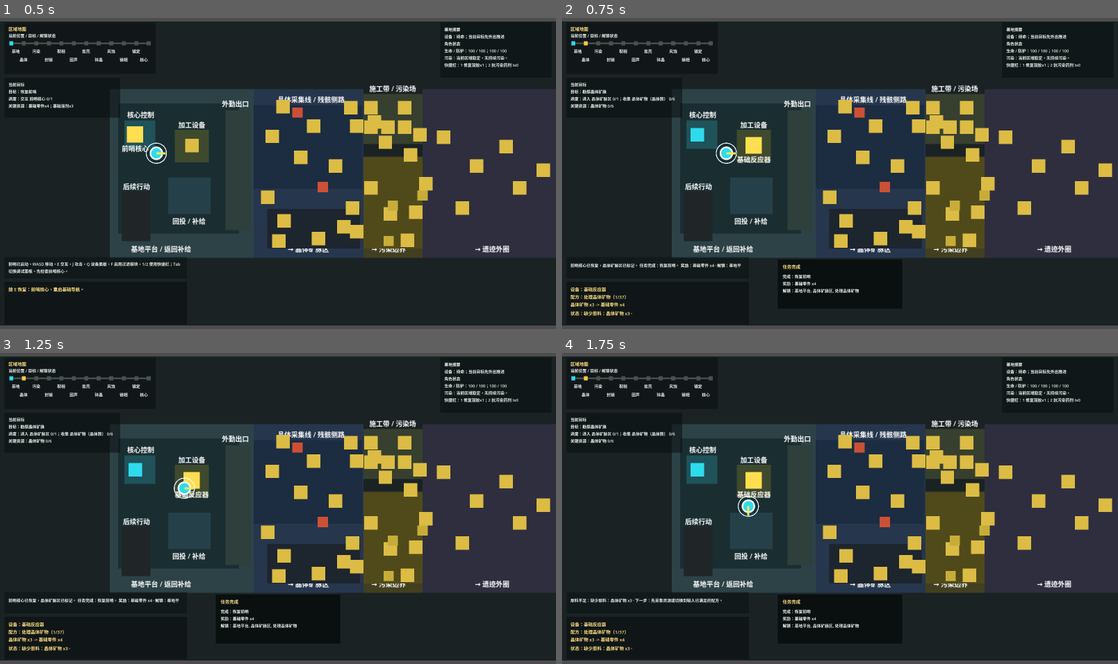
Above: before the commit, frames 1-4 (two rows, left to right).
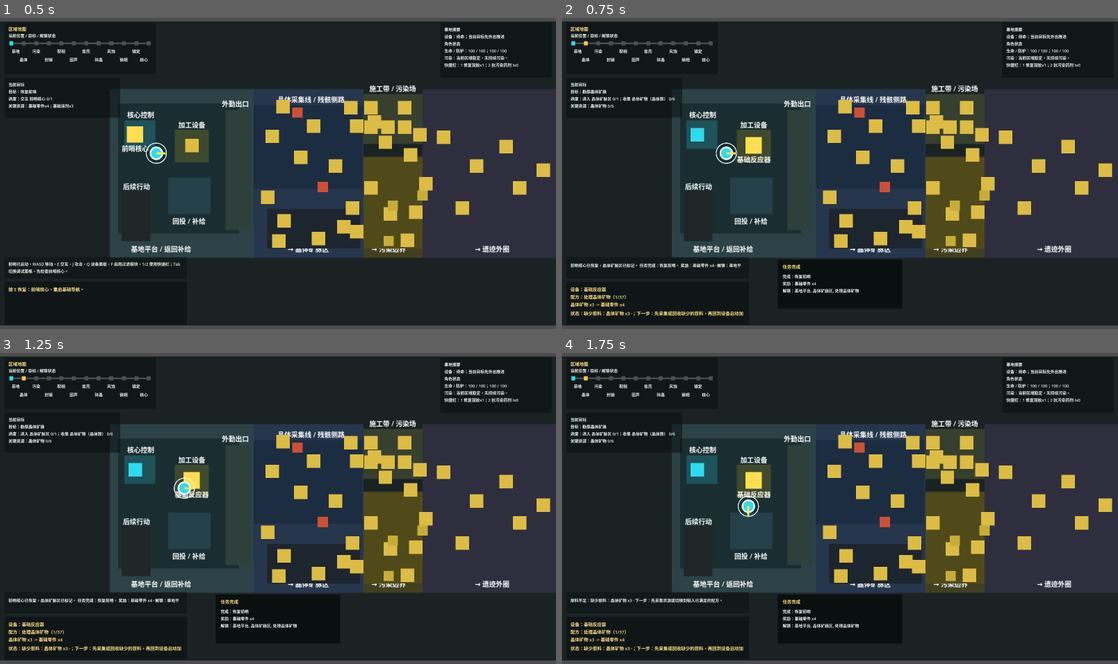
Above: after the commit, the same moments.

Repository: laugh0608/RadishCatalyst
Game: Godot game, scene res://scenes/boot/Boot.tscn
Same seed, same stepped clock (60 frames per second), same inputs: the game is played once before the commit and once after it.
Inputs (mouse positions are in pixels of both pictures, inside the frame that each line leads up to):
- Up to frame 1 (0.5 s): no input
- Up to frame 2 (0.75 s): tap Enter at 0.5 s; move the mouse to (962, 157) at 0.52 s; hold D (move_right) from 0.53 s (still down); tap E (interact) at 0.6 s; click (962, 157) at 0.67 s
- Up to frame 3 (1.25 s): keep holding D (move_right)
- Up to frame 4 (1.75 s): move the mouse to (728, 524) at 1.27 s; release D (move_right) at 1.28 s; hold S (move_down) from 1.28 s (still down); tap J (attack) at 1.35 s; tap E (interact) at 1.55 s

Frame 1 is identical in both runs. In frame 2, 0.2% of the frame differs, in the area x 12-33%, y 94-96%; in frame 3, 0.2%; in frame 4, 0.2%.

Commit message:
feat: 统一交互阻塞反馈

Diff:
--- /dev/null
+++ b/client/scripts/checks/interaction_feedback_prompt_check.gd
@@ -0,0 +1,99 @@
+extends RefCounted
+
+var host
+
+
+func _init(check_host) -> void:
+	host = check_host
+
+
+func run() -> void:
+	_check_build_prompts()
+	_check_processing_missing_prompt()
+
+
+func _check_build_prompts() -> void:
+	var build_world := WorldState.create_default()
+	var build_character := CharacterState.create_default()
+	var formatter := _create_formatter()
+	var rough_ground := PrototypeInteractable.new()
+	rough_ground.definition_id = "map_object.rough_ground"
+	rough_ground.interaction_type = "clear"
+	rough_ground.instance_id = "map_object_instance.rough_ground_north"
+	var rough_prompt := formatter.format_clear_prompt(rough_ground, build_character, build_world)
+	host._expect_text_contains(rough_prompt, "阻挡建造", "rough ground prompt")
+	host._expect_text_contains(rough_prompt, "下一步：清理后可铺设基础地基", "rough ground next step prompt")
+
+	var foundation_site := PrototypeInteractable.new()
+	foundation_site.definition_id = "building.foundation_t1"
+	foundation_site.interaction_type = "build"
+	foundation_site.instance_id = "map_object_instance.foundation_site_north"
+	foundation_site.prerequisite_instance_id = "map_object_instance.rough_ground_north"
+	var blocked_foundation_prompt := formatter.format_build_prompt(foundation_site, build_character, build_world)
+	host._expect_text_contains(blocked_foundation_prompt, "地面仍然粗糙", "foundation blocked prompt")
+	host._expect_text_contains(blocked_foundation_prompt, "下一步：先清理粗糙地块", "foundation blocked next step prompt")
+
+	build_world.ensure_map_object("map_object_instance.rough_ground_north", "map_object.rough_ground", "region.pollution_edge")
+	build_world.set_map_object_flag("map_object_instance.rough_ground_north", "is_cleared", true)
+	var missing_foundation_prompt := formatter.format_build_prompt(foundation_site, build_character, build_world)
+	host._expect_text_contains(missing_foundation_prompt, "缺少建造材料", "foundation missing material prompt")
+	host._expect_text_contains(missing_foundation_prompt, "下一步：回晶体区采集资源", "foundation missing material next step prompt")
+
+	build_character.inventory.add_item("item.foundation_material", 1)
+	host._expect_text_contains(
+		formatter.format_build_prompt(foundation_site, build_character, build_world),
+		"按 E 建造",
+		"foundation ready prompt"
+	)
+
+	var filter_site := PrototypeInteractable.new()
+	filter_site.definition_id = "building.pollution_filter"
+	filter_site.interaction_type = "build"
+	filter_site.instance_id = "map_object_instance.pollution_filter_build_site"
+	var blocked_filter_prompt := formatter.format_build_prompt(filter_site, build_character, build_world)
+	host._expect_text_contains(blocked_filter_prompt, "基础地基：0 / 2", "pollution filter foundation status")
+	host._expect_text_contains(blocked_filter_prompt, "下一步：先铺设 2 块基础地基", "pollution filter foundation next step prompt")
+
+	build_world.add_base_structure("structure.foundation_site_north", "building.foundation_t1", "region.pollution_edge")
+	build_world.add_base_structure("structure.foundation_site_south", "building.foundation_t1", "region.pollution_edge")
+	host._expect_text_contains(
+		formatter.format_build_prompt(filter_site, build_character, build_world),
+		"缺少建造材料",
+		"pollution filter missing material prompt"
+	)
+	rough_ground.free()
+	foundation_site.free()
+	filter_site.free()
+
+
+func _check_processing_missing_prompt() -> void:
+	var formatter := _create_formatter()
+	var device_world := WorldState.create_default()
+	var device_character := CharacterState.create_default()
+	var reactor := PrototypeInteractable.new()
+	reactor.definition_id = "building.basic_reactor"
+	reactor.interaction_type = "process_recipe"
+	reactor.recipe_id = "recipe.process_crystal_ore"
+	reactor.set_recipe_cycle([
+		"recipe.process_crystal_ore",
+		"recipe.reactor_calibrator",
+		"recipe.analyze_anomaly_sample",
+		"recipe.make_filter_media",
+		"recipe.basic_filter_module",
+		"recipe.foundation_t1",
+		"recipe.repair_gel"
+	])
+	device_world.quest_state.unlock_effect("recipe.process_crystal_ore")
+	var missing_prompt := formatter.format_processing_prompt(reactor, device_character, device_world)
+	host._expect_text_contains(missing_prompt, "状态：缺少原料", "processing prompt shows missing inputs")
+	host._expect_text_contains(missing_prompt, "下一步：", "processing prompt shows missing input next step")
+	host._expect_text_missing(missing_prompt, "E 启动加工", "processing prompt hides process action when blocked")
+	reactor.free()
+
+
+func _create_formatter() -> InteractionPromptFormatter:
+	return InteractionPromptFormatter.new(
+		host.data_registry,
+		ProcessingSystem.new(host.data_registry),
+		BuildSystem.new(host.data_registry)
+	)
--- a/client/scripts/checks/vertical_slice_flow_check.gd
+++ b/client/scripts/checks/vertical_slice_flow_check.gd
@@ -6,6 +6,7 @@
 const FirstHourReadabilityCheckScript := preload("res://scripts/checks/first_hour_readability_check.gd")
 const HudRuntimeHintFlowCheckScript := preload("res://scripts/checks/hud_runtime_hint_flow_check.gd")
 const HudMapMarkerCheckScript := preload("res://scripts/checks/hud_map_marker_check.gd")
+const InteractionFeedbackPromptCheckScript := preload("res://scripts/checks/interaction_feedback_prompt_check.gd")
 const PhaseWellFollowupChecks := preload("res://scripts/checks/phase_well_followup_check.gd")
 const PhaseRelayFlowChecks := preload("res://scripts/checks/phase_relay_flow_check.gd")
 const RegionPromptChecks := preload("res://scripts/checks/region_prompt_check.gd")
@@ -51,7 +52,7 @@
 	_check_treatment_enemy_combat_pressure()
 	_check_pressure_clearance_guard_combat_gate()
 	_check_quest_completion_panel_text()
-	_check_build_prompts()
+	InteractionFeedbackPromptCheckScript.new(self).run()
 	_check_supply_feedback()
 	_check_hud_feedback_presenter()
 	_check_pollution_status_hints()
@@ -840,65 +841,6 @@
 		"提示：封锁遗迹通路已恢复",
 		"completion note prefix"
 	)
-func _check_build_prompts() -> void:
-	var build_world := WorldState.create_default()
-	var build_character := CharacterState.create_default()
-	var formatter := InteractionPromptFormatter.new(
-		data_registry,
-		ProcessingSystem.new(data_registry),
-		BuildSystem.new(data_registry)
-	)
-	var rough_ground := PrototypeInteractable.new()
-	rough_ground.definition_id = "map_object.rough_ground"
-	rough_ground.interaction_type = "clear"
-	rough_ground.instance_id = "map_object_instance.rough_ground_north"
-	_expect_text_contains(
-		formatter.format_clear_prompt(rough_ground, build_character, build_world),
-		"阻挡建造",
-		"rough ground prompt"
-	)
-	var foundation_site := PrototypeInteractable.new()
-	foundation_site.definition_id = "building.foundation_t1"
-	foundation_site.interaction_type = "build"
-	foundation_site.instance_id = "map_object_instance.foundation_site_north"
-	foundation_site.prerequisite_instance_id = "map_object_instance.rough_ground_north"
-	_expect_text_contains(
-		formatter.format_build_prompt(foundation_site, build_character, build_world),
-		"地面仍然粗糙",
-		"foundation blocked prompt"
-	)
-	build_world.ensure_map_object("map_object_instance.rough_ground_north", "map_object.rough_ground", "region.pollution_edge")
-	build_world.set_map_object_flag("map_object_instance.rough_ground_north", "is_cleared", true)
-	_expect_text_contains(
-		formatter.format_build_prompt(foundation_site, build_character, build_world),
-		"缺少建造材料",
-		"foundation missing material prompt"
-	)
-	build_character.inventory.add_item("item.foundation_material", 1)
-	_expect_text_contains(
-		formatter.format_build_prompt(foundation_site, build_character, build_world),
-		"按 E 建造",
-		"foundation ready prompt"
-	)
-	var filter_site := PrototypeInteractable.new()
-	filter_site.definition_id = "building.pollution_filter"
-	filter_site.interaction_type = "build"
-	filter_site.instance_id = "map_object_instance.pollution_filter_build_site"
-	_expect_text_contains(
-		formatter.format_build_prompt(filter_site, build_character, build_world),
-		"基础地基：0 / 2",
-		"pollution filter foundation status"
-	)
-	build_world.add_base_structure("structure.foundation_site_north", "building.foundation_t1", "region.pollution_edge")
-	build_world.add_base_structure("structure.foundation_site_south", "building.foundation_t1", "region.pollution_edge")
-	_expect_text_contains(
-		formatter.format_build_prompt(filter_site, build_character, build_world),
-		"缺少建造材料",
-		"pollution filter missing material prompt"
-	)
-	rough_ground.free()
-	foundation_site.free()
-	filter_site.free()
 func _check_supply_feedback() -> void:
 	var supply_character := CharacterState.create_default()
 	supply_character.health = 45.0
--- a/client/scripts/systems/build_system.gd
+++ b/client/scripts/systems/build_system.gd
@@ -56,7 +56,8 @@
 		return {
 			"can_build": false,
 			"costs": "无",
-			"message": "未知建筑：%s。" % building_id
+			"message": "未知建筑：%s。" % building_id,
+			"next_step": "检查建造点配置或切换到已知建筑。"
 		}
 
 	var site_state := world_state.get_map_object(site_instance_id)
@@ -64,7 +65,8 @@
 		return {
 			"can_build": false,
 			"costs": _format_refs(building.get("build_cost", [])),
-			"message": "已建成。"
+			"message": "已建成。",
+			"next_step": "前往下一个建造点或查看当前任务目标。"
 		}
 
 	var requirement_error := _get_requirement_error(building_id, prerequisite_instance_id, world_state)
@@ -73,7 +75,8 @@
 			"can_build": false,
 			"costs": _format_refs(building.get("build_cost", [])),
 			"message": requirement_error,
-			"foundation_status": _format_foundation_status(building_id, world_state)
+			"foundation_status": _format_foundation_status(building_id, world_state),
+			"next_step": _get_requirement_hint(building_id)
 		}
 
 	var missing_costs := _get_missing_costs(building, character_state.inventory)
@@ -83,7 +86,8 @@
 			"costs": _format_refs(building.get("build_cost", [])),
 			"message": "缺少建造材料：%s。" % ", ".join(missing_costs),
 			"missing_costs": missing_costs,
-			"foundation_status": _format_foundation_status(building_id, world_state)
+			"foundation_status": _format_foundation_status(building_id, world_state),
+			"next_step": _get_cost_hint(building_id)
 		}
 
 	return {
--- a/client/scripts/ui/interaction_prompt_formatter.gd
+++ b/client/scripts/ui/interaction_prompt_formatter.gd
@@ -182,6 +182,10 @@
 		status_line = "%s；%s" % [status_line, progress]
 	elif bool(status.get("can_process", false)):
 		status_line = "%s；%s 秒" % [status_line, String(status.get("duration", "0"))]
+	else:
+		var next_step := _get_processing_next_step(status)
+		if not next_step.is_empty():
+			status_line = "%s；下一步：%s" % [status_line, next_step]
 	parts.append(status_line)
 
 	var action_parts: Array[String] = ["Q 详情"]
@@ -202,6 +206,23 @@
 		String(status.get("outputs", "无")),
 		String(status.get("duration", "0"))
 	]
+
+
+func _get_processing_next_step(status: Dictionary) -> String:
+	var supply_hint := String(status.get("supply_hint", ""))
+	if not supply_hint.is_empty():
+		return supply_hint
+
+	var message := String(status.get("message", ""))
+	if not Array(status.get("missing_inputs", [])).is_empty():
+		return "先采集或回收缺少的原料，再回到设备启动加工。"
+	if message.begins_with("需要先建造："):
+		return "先完成对应建造点，再回到设备启动加工。"
+	if message.find("未解锁") >= 0:
+		return "先完成当前任务目标，解锁该配方后再启动加工。"
+	if message.find("加工中") >= 0:
+		return "等待当前进度完成，靠近设备查看进度。"
+	return ""
 
 
 func format_build_prompt(
@@ -224,8 +245,11 @@
 	if not foundation_status.is_empty():
 		parts.append(foundation_status)
 	parts.append("状态：%s" % String(status.get("message", "")))
+	var next_step := String(status.get("next_step", ""))
+	if not next_step.is_empty():
+		parts.append("下一步：%s" % next_step)
 	if bool(status.get("can_build", false)):
-		parts.append("按 E 建造")
+		parts.append("操作：按 E 建造")
 	return "\n".join(parts)
 
 
@@ -283,11 +307,11 @@
 	var parts: Array[String] = [
 		"地块：%s" % _get_display_name(interactable.definition_id),
 		"状态：未清理，阻挡建造。",
-		"后续：清理后可铺设基础地基。",
+		"下一步：清理后可铺设基础地基。",
 		"工具：%s" % tool_status
 	]
 	if tool_status == "可清理":
-		parts.append("按 E 清理地块")
+		parts.append("操作：按 E 清理地块")
 	return "\n".join(parts)
 
 
Not shown, added: client/scripts/checks/interaction_feedback_prompt_check.gd.uid
Not shown, changed: docs/devlogs/2026-W23.md
Not shown, changed: docs/planning/daily-start.md
